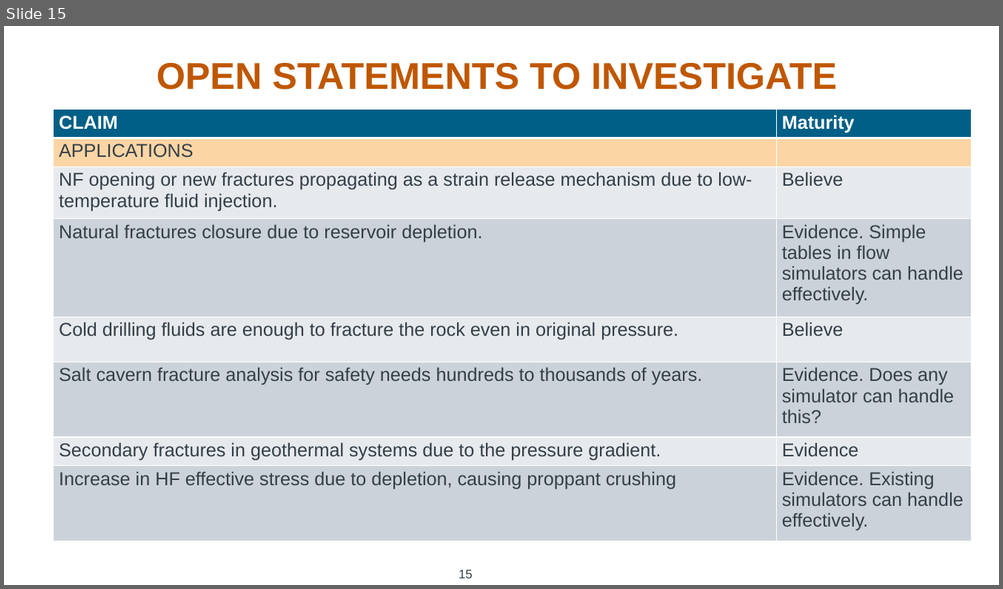
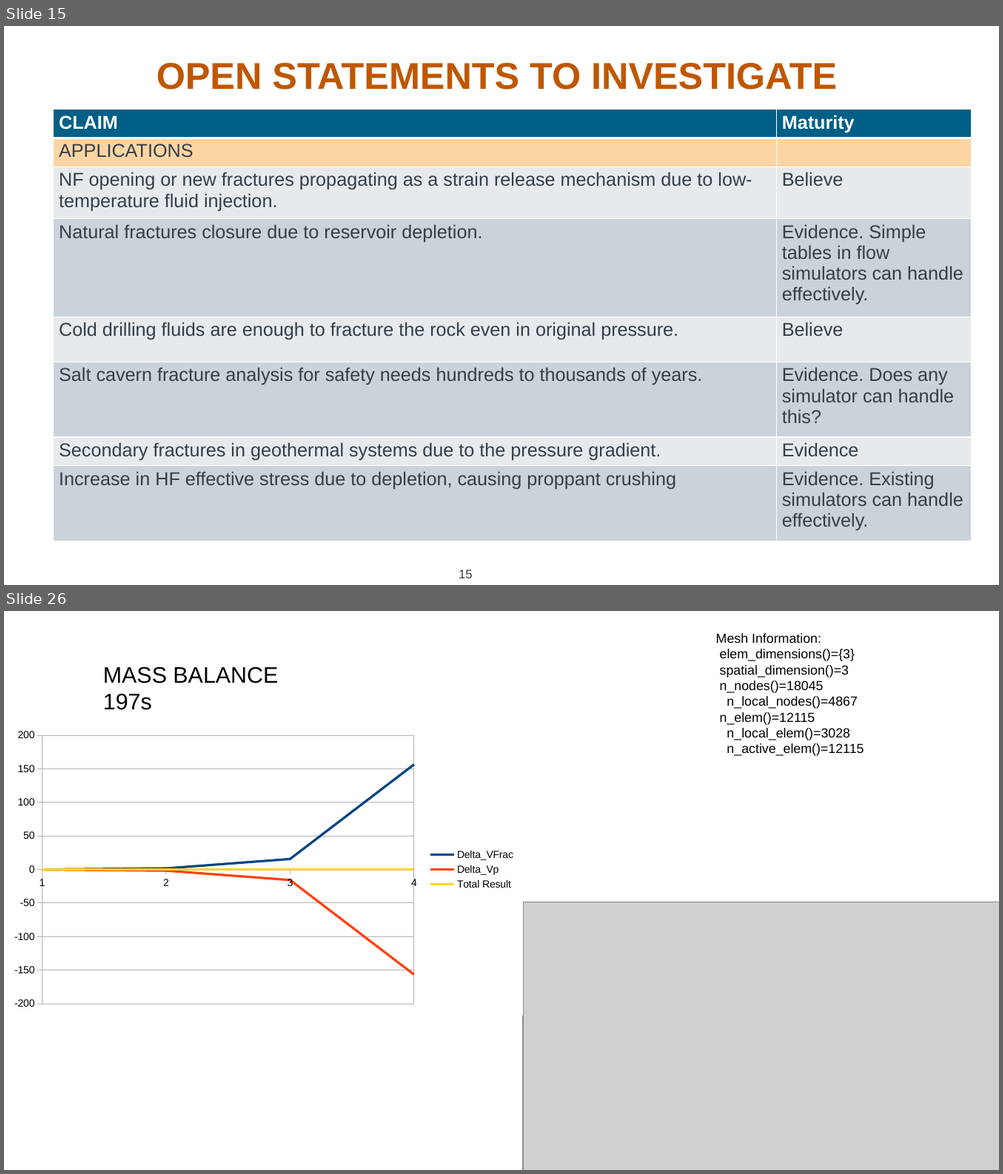
Before and after one commit to rebpoli/Doutorado, a slide deck: Research/Meeting/2024-05-03 - Lee Chin Visit/2024-05-07-Dynamic fracture - discussion with Lee Chin.pptx. Shown one above the other, each under a label of ours: slide 15 before the commit, slides 15 and 26 after it; the slides between them are not shown. The pictures are 1003x589 and 1003x1174 pixels, drawn with LibreOffice and Linux fonts; fonts in the diff are those of the drawing; grey boxes stand for pictures; background and template pictures are left out. Boxes give left, top, right and bottom in pixels: in the first picture for what was removed or moved away, otherwise in the second. Text is boxed around its words. In the diff, an @@ line names an element or a change of style, - is before the commit and + after.

```diff
--- a/Research/Meeting/2024-05-03 - Lee Chin Visit/2024-05-07-Dynamic fracture - discussion with Lee Chin.pptx
+++ b/Research/Meeting/2024-05-03 - Lee Chin Visit/2024-05-07-Dynamic fracture - discussion with Lee Chin.pptx
@@ slide 26 added at [4,611,999,1170], background #FFFFFF @@
@@ text added at [716,633,863,756], 12.7 pt, text #000000 @@
+Mesh Information:
+elem_dimensions()={3}
+spatial_dimension()=3
+n_nodes()=18045
+n_local_nodes()=4867
+n_elem()=12115
+n_local_elem()=3028
+n_active_elem()=12115
@@ text added at [103,667,278,710], 21.8 pt, text #000000 @@
+MASS BALANCE
+197s
@@ line chart added at [4,723,523,1015] @@
+categories: 1, 2, 3, 4
+Delta_VFrac: 0, 0, 20, 160
+Delta_Vp: 0, 0, -20, -160
+Total Result: 0, 0, 0, 0
@@ picture added at [523,902,999,1170] @@
```
Also in this commit, not shown: 10 other slides added.
